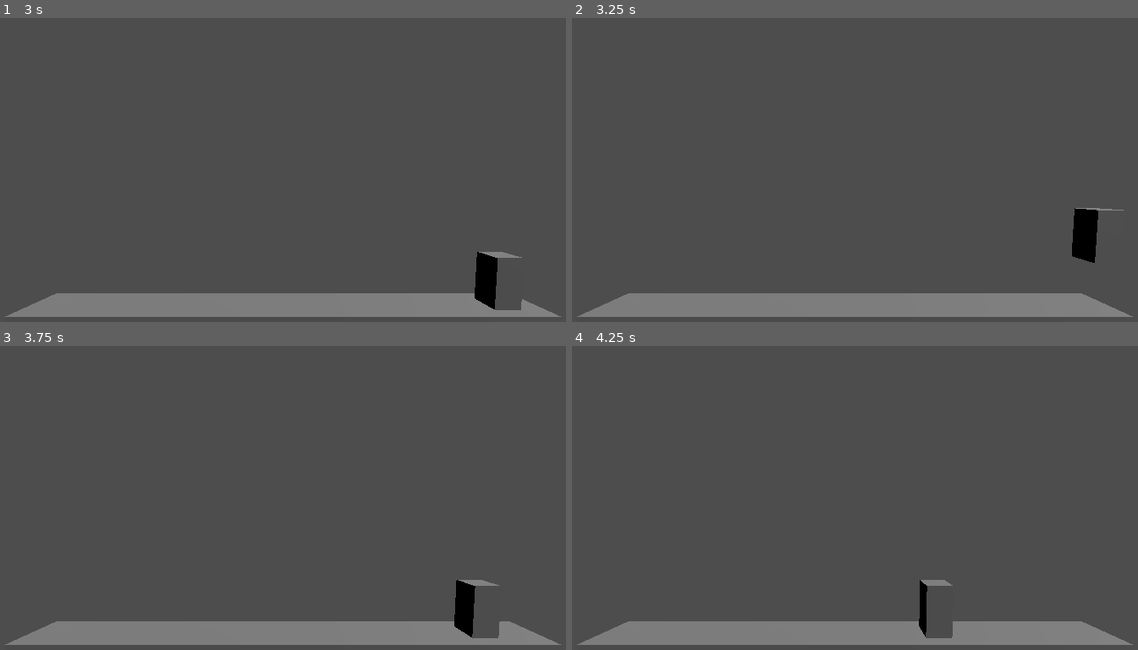
Above: before the commit, frames 1-4 (two rows, left to right).
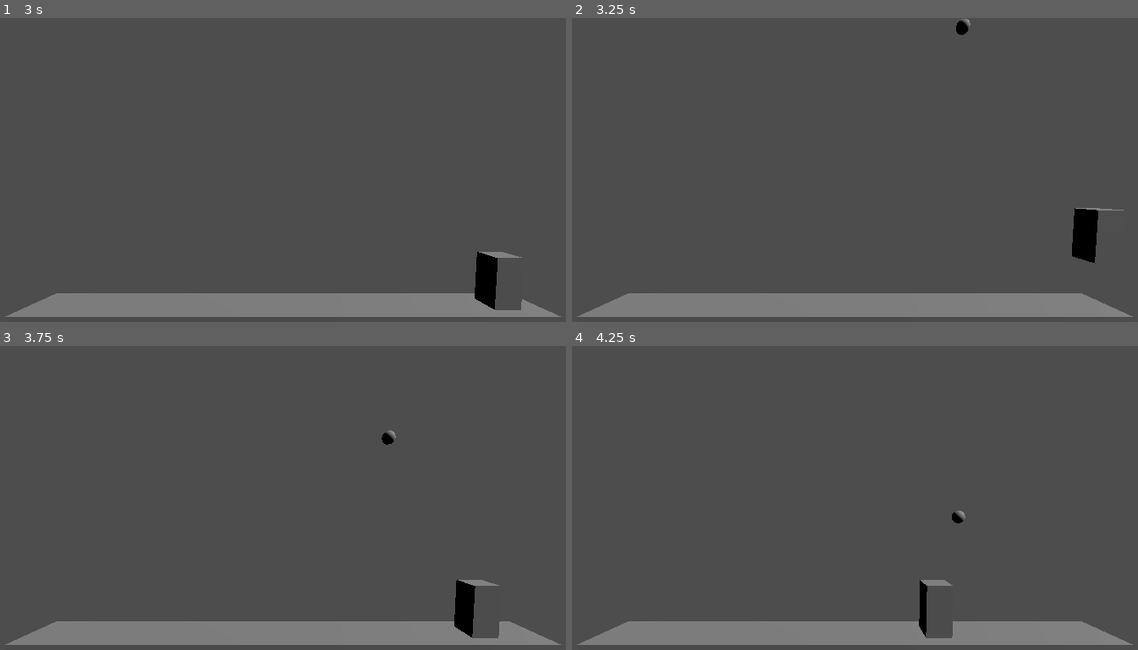
Above: after the commit, the same moments.

Repository: Morswin/NasuPollo
Game: Godot game, scene res://game.tscn
Two runs of this game, one before a commit and one after it. Both use one fixed random seed, a clock stepped at 60 frames per second and the inputs below.
Inputs:
- Up to frame 1 (3 s): tap Enter at 0.5 s; hold D (MoveRight) 0.53-1.28 s; tap Space (Jump) at 0.77, 1.52 s; hold A (MoveLeft) 1.28-2.03 s; hold D (MoveRight) from 2.03 s (still down)
- Up to frame 2 (3.25 s): keep holding D (MoveRight); tap Space (Jump) at 3.02 s
- Up to frame 3 (3.75 s): release D (MoveRight) at 3.53 s; hold A (MoveLeft) from 3.53 s (still down)
- Up to frame 4 (4.25 s): keep holding A (MoveLeft); tap Space (Jump) at 3.77 s

Frame 1 is identical in both runs. In frame 2, less than 0.1% of the frame differs, in the area x 67-71%, y 0-6%; in frame 3, less than 0.1%; in frame 4, less than 0.1%.

Commit message:
Added falloing collectable object

Diff:
--- /dev/null
+++ b/nasupollo/collectable_object.gd
@@ -0,0 +1,17 @@
+class_name CollectableObject
+extends Area3D
+
+
+const FALL_SPEED = 3.0
+
+
+func _physics_process(delta):
+	position.y -= FALL_SPEED * delta
+
+func _on_body_entered(body):
+	if body.is_in_group("Player"):
+		print_debug("Gain points!")
+		queue_free()
+	elif body.is_in_group("Environment"):
+		print_debug("Damage player!")
+		queue_free()
--- /dev/null
+++ b/nasupollo/collectable_object.tscn
@@ -0,0 +1,19 @@
+[gd_scene load_steps=3 format=3 uid="uid://cg5nc73q6rv30"]
+
+[ext_resource type="Script" uid="uid://chsffp5i72tou" path="res://collectable_object.gd" id="1_l17je"]
+
+[sub_resource type="SphereShape3D" id="SphereShape3D_6tu07"]
+radius = 0.125
+
+[node name="CollectableObject" type="Area3D"]
+collision_layer = 4
+collision_mask = 3
+script = ExtResource("1_l17je")
+
+[node name="CollisionShape3D" type="CollisionShape3D" parent="."]
+shape = SubResource("SphereShape3D_6tu07")
+
+[node name="CSGSphere3D" type="CSGSphere3D" parent="."]
+radius = 0.125
+
+[connection signal="body_entered" from="." to="." method="_on_body_entered"]
--- /dev/null
+++ b/nasupollo/game.gd
@@ -0,0 +1,26 @@
+class_name Game
+extends Node3D
+
+
+const COLLECTABLE_OBJECT = preload("res://collectable_object.tscn")
+const COLLECTABLE_OBJECT_SPAWN_SPREAD = 4.0
+
+@export var collectable_object_spawn_delay = 3.0  # In seconds
+
+var rng = RandomNumberGenerator.new()
+
+@onready var collectable_objects = %CollectableObjects
+@onready var collectable_object_spawner = %CollectableObjectSpawner
+@onready var collectable_object_timer = %CollectableObjectTimer
+
+
+func _ready():
+	collectable_object_timer.wait_time = collectable_object_spawn_delay
+	collectable_object_timer.start()
+
+func _on_collectable_object_timer_timeout():
+	var _co = COLLECTABLE_OBJECT.instantiate()
+	_co.position = collectable_object_spawner.position
+	_co.position.x += rng.randf_range(-COLLECTABLE_OBJECT_SPAWN_SPREAD, COLLECTABLE_OBJECT_SPAWN_SPREAD)
+	collectable_objects.add_child(_co)
+	print_debug("Yoink")
--- a/nasupollo/game.tscn
+++ b/nasupollo/game.tscn
@@ -1,6 +1,7 @@
-[gd_scene load_steps=5 format=3 uid="uid://cgl8ae6vc5nsa"]
+[gd_scene load_steps=6 format=3 uid="uid://cgl8ae6vc5nsa"]
 
 [ext_resource type="Script" uid="uid://uu8wflpl3s8f" path="res://player.gd" id="1_80nbo"]
+[ext_resource type="Script" uid="uid://vdspuepjdl2j" path="res://game.gd" id="1_feb5d"]
 
 [sub_resource type="BoxShape3D" id="BoxShape3D_mwb40"]
 size = Vector3(0.5, 1, 0.5)
@@ -12,9 +13,11 @@
 size = Vector3(1, 5, 1)
 
 [node name="Game" type="Node3D"]
+script = ExtResource("1_feb5d")
 
-[node name="Player" type="CharacterBody3D" parent="."]
+[node name="Player" type="CharacterBody3D" parent="." groups=["Player"]]
 transform = Transform3D(1, 0, 0, 0, 1, 0, 0, 0, 1, 0, 0.6, 0)
+collision_layer = 2
 script = ExtResource("1_80nbo")
 
 [node name="CSGBox3D" type="CSGBox3D" parent="Player"]
@@ -23,8 +26,9 @@
 [node name="CollisionShape3D" type="CollisionShape3D" parent="Player"]
 shape = SubResource("BoxShape3D_mwb40")
 
-[node name="Terrain" type="StaticBody3D" parent="."]
+[node name="Terrain" type="StaticBody3D" parent="." groups=["Environment"]]
 transform = Transform3D(1, 0, 0, 0, 1, 0, 0, 0, 1, 0, -2, 0)
+collision_mask = 0
 
 [node name="CSGBox3D" type="CSGBox3D" parent="Terrain"]
 size = Vector3(10, 4, 1)
@@ -33,6 +37,7 @@
 shape = SubResource("BoxShape3D_80nbo")
 
 [node name="MapBoundries" type="StaticBody3D" parent="."]
+collision_mask = 0
 
 [node name="CollisionShape3D" type="CollisionShape3D" parent="MapBoundries"]
 transform = Transform3D(1, 0, 0, 0, 1, 0, 0, 0, 1, 5.5, 0, 0)
@@ -47,3 +52,15 @@
 
 [node name="DirectionalLight3D" type="DirectionalLight3D" parent="."]
 transform = Transform3D(0.326888, -0.661874, 0.674587, 0, 0.713801, 0.700349, -0.945063, -0.228936, 0.233333, -9.47653, 0, 0)
+
+[node name="CollectableObjects" type="Node3D" parent="."]
+unique_name_in_owner = true
+
+[node name="CollectableObjectTimer" type="Timer" parent="CollectableObjects"]
+unique_name_in_owner = true
+
+[node name="CollectableObjectSpawner" type="Marker3D" parent="CollectableObjects"]
+unique_name_in_owner = true
+transform = Transform3D(1, 0, 0, 0, 1, 0, 0, 0, 1, 0, 6, 0)
+
+[connection signal="timeout" from="CollectableObjects/CollectableObjectTimer" to="." method="_on_collectable_object_timer_timeout"]
--- a/nasupollo/project.godot
+++ b/nasupollo/project.godot
@@ -36,3 +36,9 @@
 , Object(InputEventKey,"resource_local_to_scene":false,"resource_name":"","device":-1,"window_id":0,"alt_pressed":false …(186 unchanged characters)…
 ]
 }
+
+[layer_names]
+
+3d_physics/layer_1="Environment"
+3d_physics/layer_2="Player"
+3d_physics/layer_3="CollectableObject"
Not shown, added: nasupollo/collectable_object.gd.uid
Not shown, added: nasupollo/game.gd.uid
